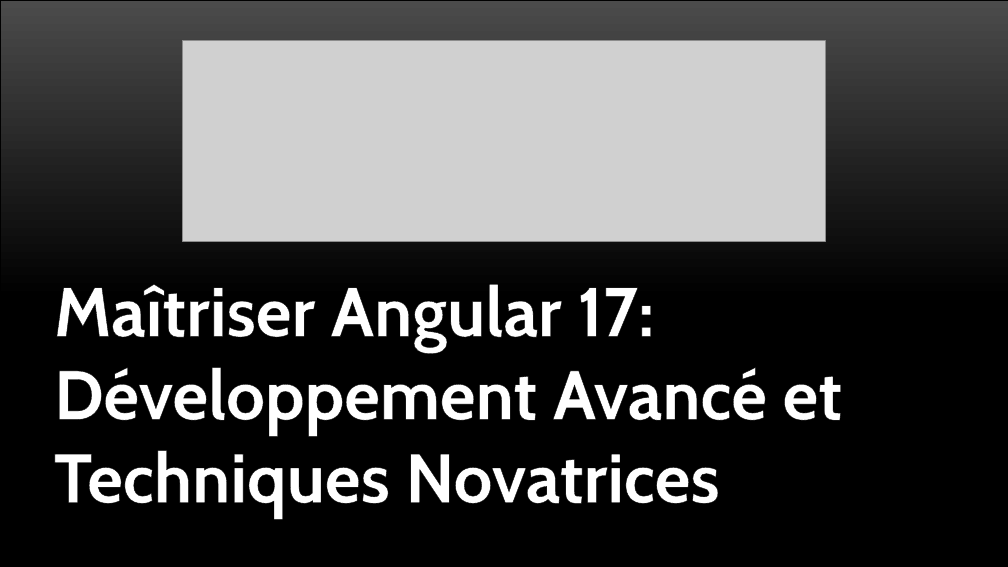
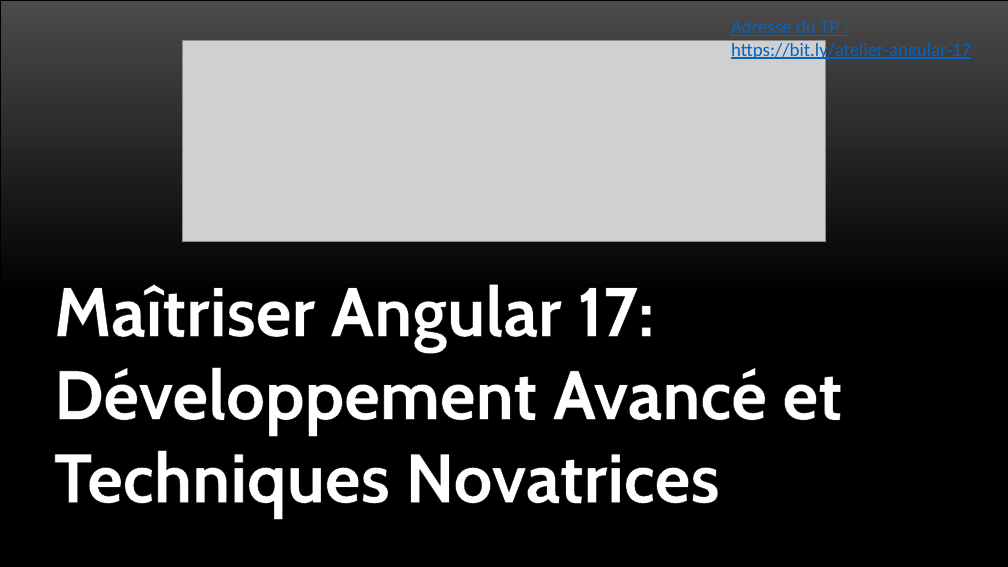
Before and after one commit to yatho/atelier-Angular17, a slide deck: slide 1 of Présentation.pptx. Drawn at 1008x567 pixels with LibreOffice and Linux fonts; fonts in the diff are those of the drawing; grey boxes stand for pictures. Boxes give left, top, right and bottom in pixels: in the first picture for what was removed or moved away, otherwise in the second. Text is boxed around its words. In the diff, an @@ line names an element or a change of style, - is before the commit and + after.

```diff
--- a/Présentation.pptx
+++ b/Présentation.pptx
@@ text added at [731,20,971,61], 18 pt, text #0563C1, underline @@
+Adresse du TP : https://bit.ly/atelier-angular-17
```
Also in this commit, not shown: 3 other slides changed, 1 slide removed.
